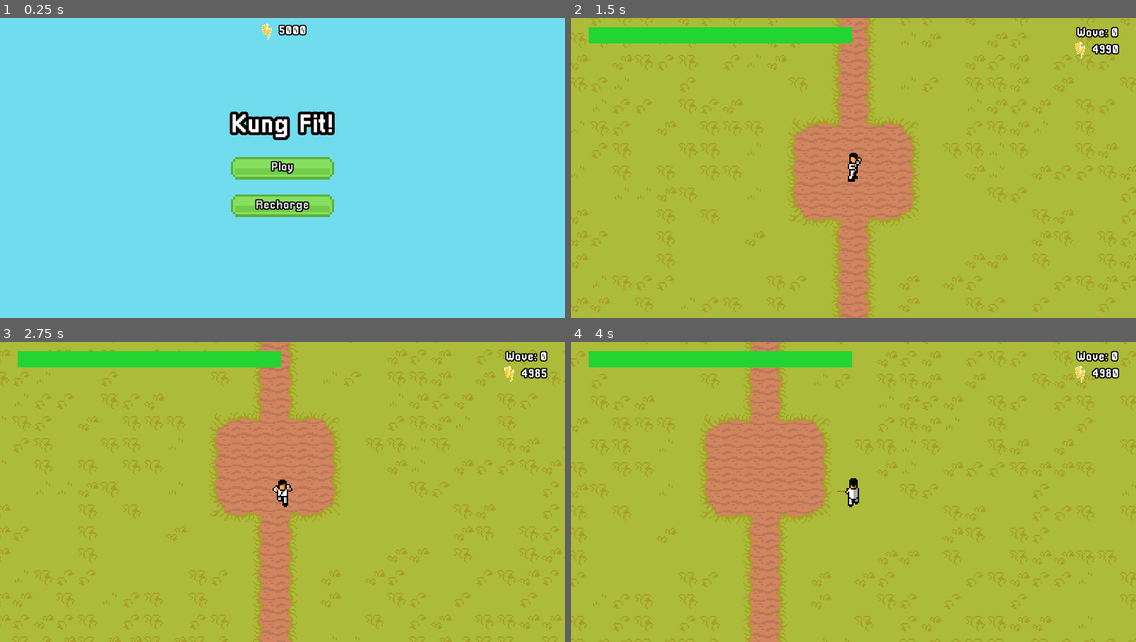
Above: before the commit, frames 1-4 (two rows, left to right).
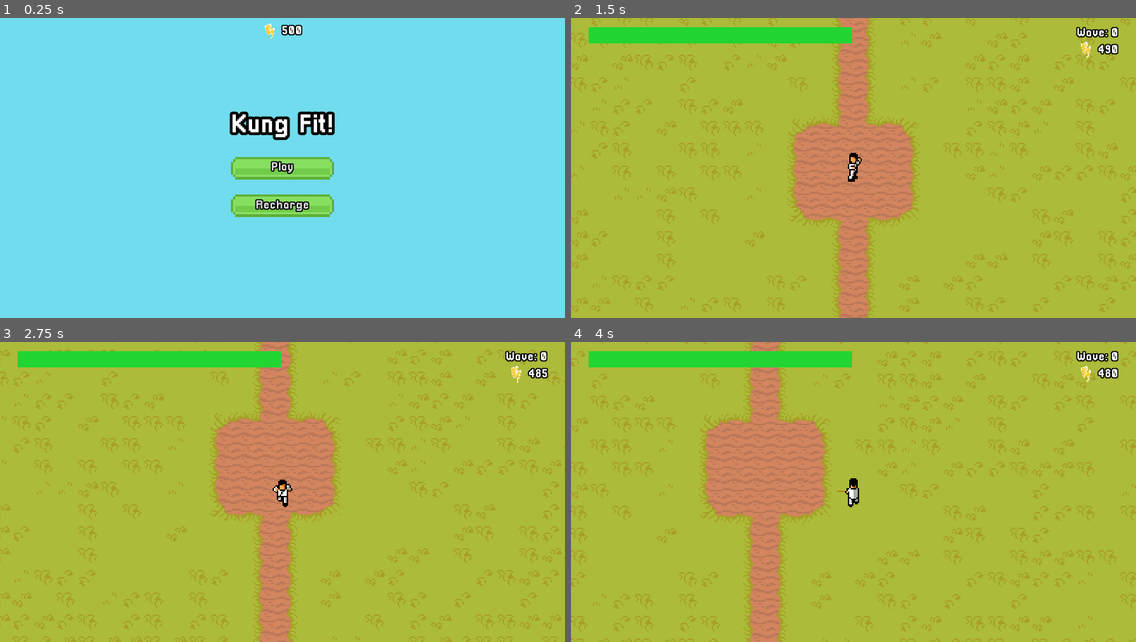
Above: after the commit, the same moments.

Repository: MysteryCoder456/KungFitGame
Game: Godot game, scene res://src/scenes/MainMenu.tscn
The game is run twice, just before and just after one commit, with the same random seed, the same clock (stepped at 60 frames per second) and the same inputs.
Inputs (mouse positions are in pixels of both pictures, inside the frame that each line leads up to):
- Up to frame 1 (0.25 s): no input
- Up to frame 2 (1.5 s): click "Play" at 0.5 s; move the mouse to (977, 153) at 1.27 s; hold D (move_right) from 1.28 s (still down); hold P (kick_attack) from 1.28 s (still down); click (977, 153) at 1.42 s
- Up to frame 3 (2.75 s): move the mouse to (169, 507) at 2.02 s; release D (move_right) at 2.03 s; release P (kick_attack) at 2.03 s; hold S (move_down) from 2.03 s (still down); tap O (stick_attack) at 2.1 s
- Up to frame 4 (4 s): move the mouse to (910, 426) at 2.77 s; release S (move_down) at 2.78 s; hold D (move_right) 2.78-3.53 s; hold P (kick_attack) 2.78-3.53 s; move the mouse to (825, 552) at 3.52 s; hold W (move_up) from 3.53 s (still down); tap O (stick_attack) at 3.6 s; click (825, 552) at 3.67 s

The runs differ from the first frame. In frame 1, 0.2% of the frame differs, in the area x 46-55%, y 1-8%; in frame 2, 0.2%; in frame 3, 0.2%; in frame 4, 0.2%.

Commit message:
changed starting energy

Diff:
--- a/FitnessGame/src/scripts/GameData.gd
+++ b/FitnessGame/src/scripts/GameData.gd
@@ -2,7 +2,7 @@
 
 const GAME_DATA_PATH = "user://game_data.json"
 const GAME_DATA_TEMPLATE = {
-	"energy": 5000.0,
+	"energy": 500.0,
 	"health_multiplier": 1.0,
 	"strength_multiplier": 1.0
 }
